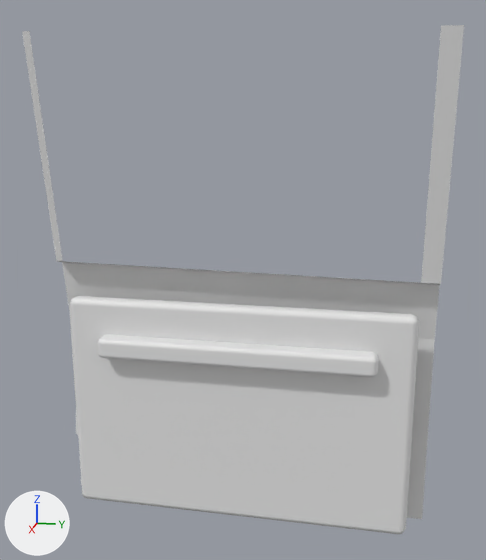
What one commit did to the OBJ model realweather/src/main/resources/assets/realweather/models/vehicle/suv/door_rl.obj.
The view is the same before and after, from a camera (50 mm lens) standing at (1.823, -0.17, 1.705) and looking at (0.064, -0.522, 1.265). Every picture has the same lights, and +X, +Y and +Z are marked at lower left. The first picture is the older version. Materials are left out; every surface is plain grey. Where no turn or scale is listed for an object, it has been applied to the vertices.

Objects in the first picture: 'door_rl'.
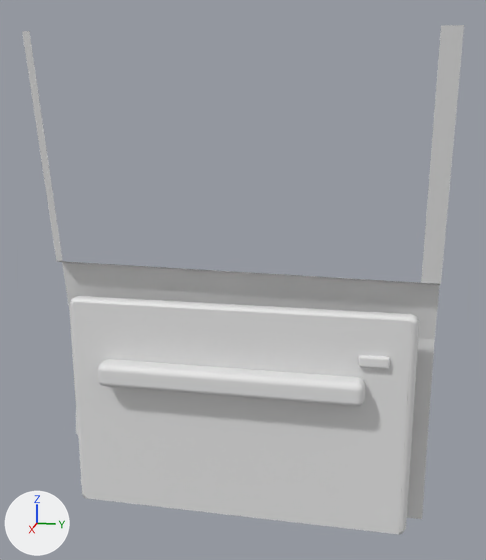
Boxes (x1, y1, x2, y2) around the edits, measured in the pictures (486 x 560 px):
part 1 of me_door_rl, added: after (359, 355, 390, 368)
part 2 of me_door_rl, added: after (98, 359, 365, 407)
part 3 of me_door_rl, cut back: before (98, 334, 378, 378); after (74, 302, 412, 534)

What the commit changed:
me_door_rl is used by ob_door_rl; location (0.0, 0.0, 0.0).
me_door_rl had 235 vertices, 195 faces and spanned x -0.026..0.165, y -1.07..0.0, z 0.56..1.909.
me_door_rl now has 295 vertices, 250 faces and spans x -0.026..0.175, y -1.07..0.0, z 0.56..1.909.
me_door_rl part 1: a new loose piece of 56 vertices spanning x 0.11..0.13, y -0.2..-0.12, z 1.06..1.09.
me_door_rl part 2: a new loose piece of 56 vertices spanning x 0.105..0.175, y -0.92..-0.18, z 0.96..1.03.
Part 3, on me_door_rl:
56 vertices are removed from x 0.1..0.16, y -0.92..-0.15, z 1.04..1.1.
54 faces are deleted.
4 vertices are added at (0.116, -1.0, 0.57), (0.116, -0.07, 0.57), (0.116, -0.07, 1.19), (0.116, -1.0, 1.19).
1 new face joins them.
